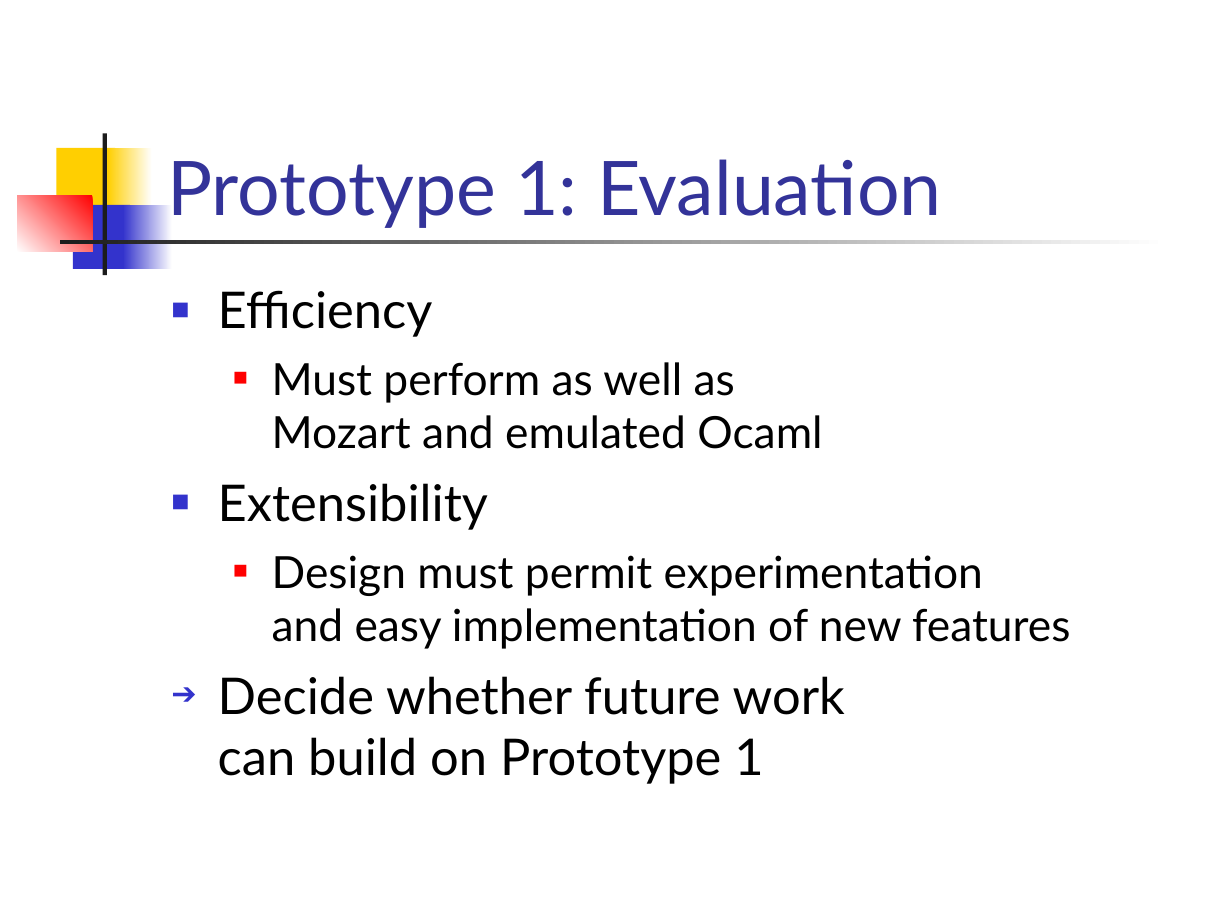
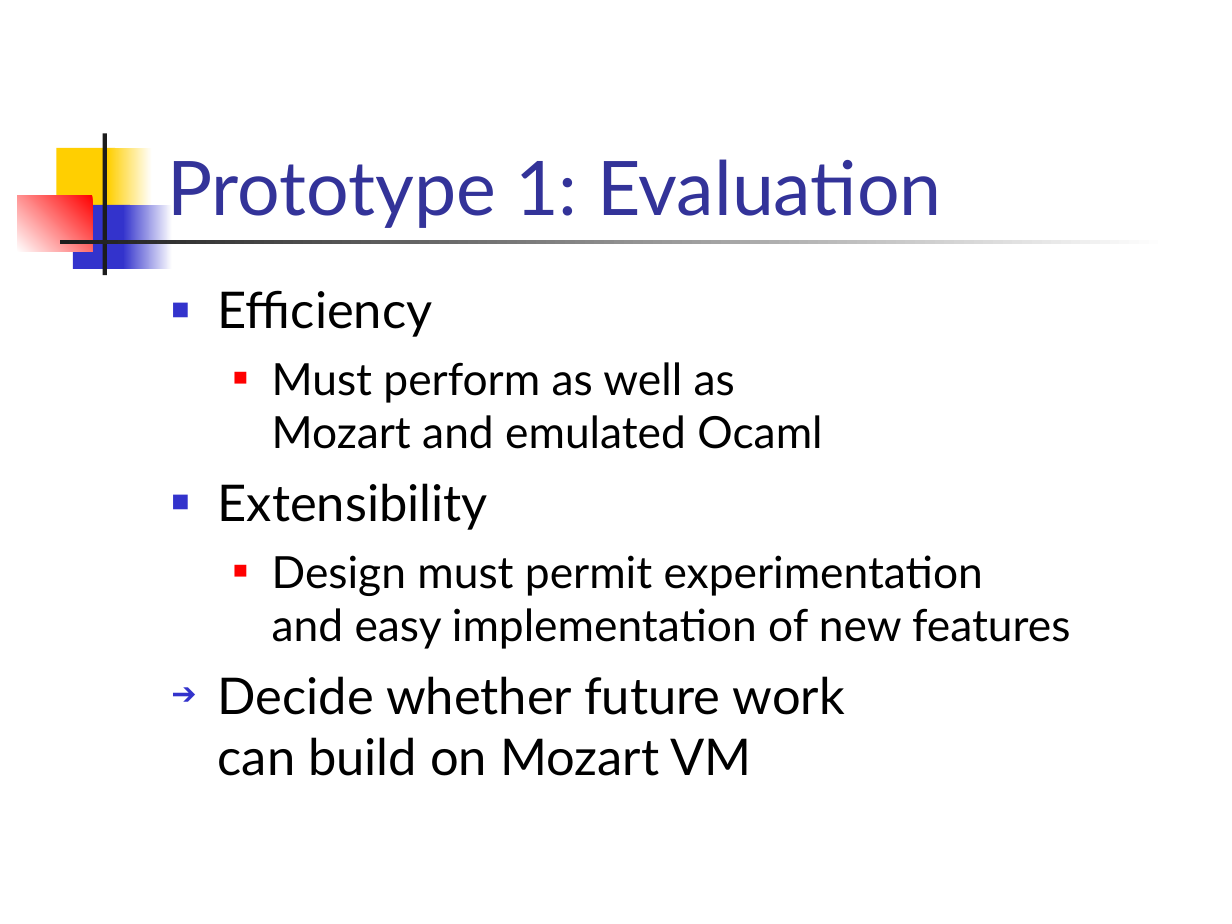
Before and after one commit to doublec/aliceml-abandoned, a slide deck: slide 6 of doc/presentations/progress19990916.ppt. Drawn at 1232x924 pixels with LibreOffice and Linux fonts; fonts in the diff are those of the drawing. Boxes give left, top, right and bottom in pixels: in the first picture for what was removed or moved away, otherwise in the second. Text is boxed around its words. In the diff, an @@ line names an element or a change of style, - is before the commit and + after.

Commit message:
Eps.

```diff
--- a/doc/presentations/progress19990916.ppt
+++ b/doc/presentations/progress19990916.ppt
@@ text at [218,676,845,776]: text changed @@
-➔ Decide whether future work
-  can build on Prototype 1
+➔ Decide whether future work
+  can build on Mozart VM
```
